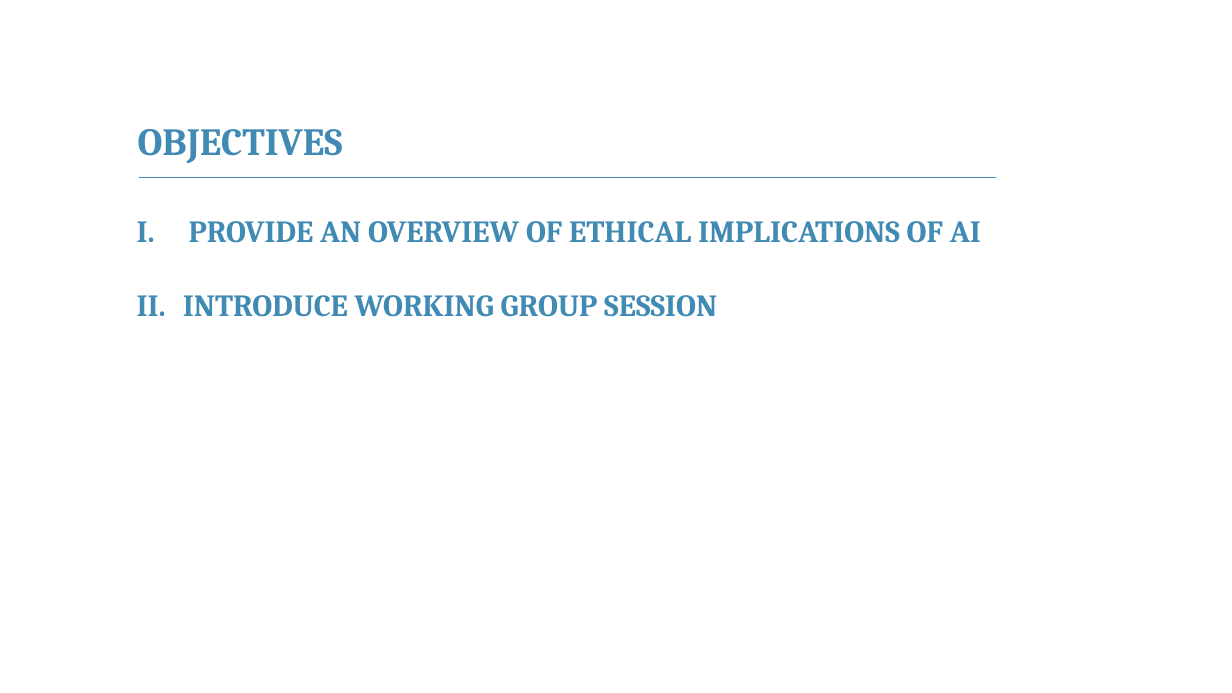
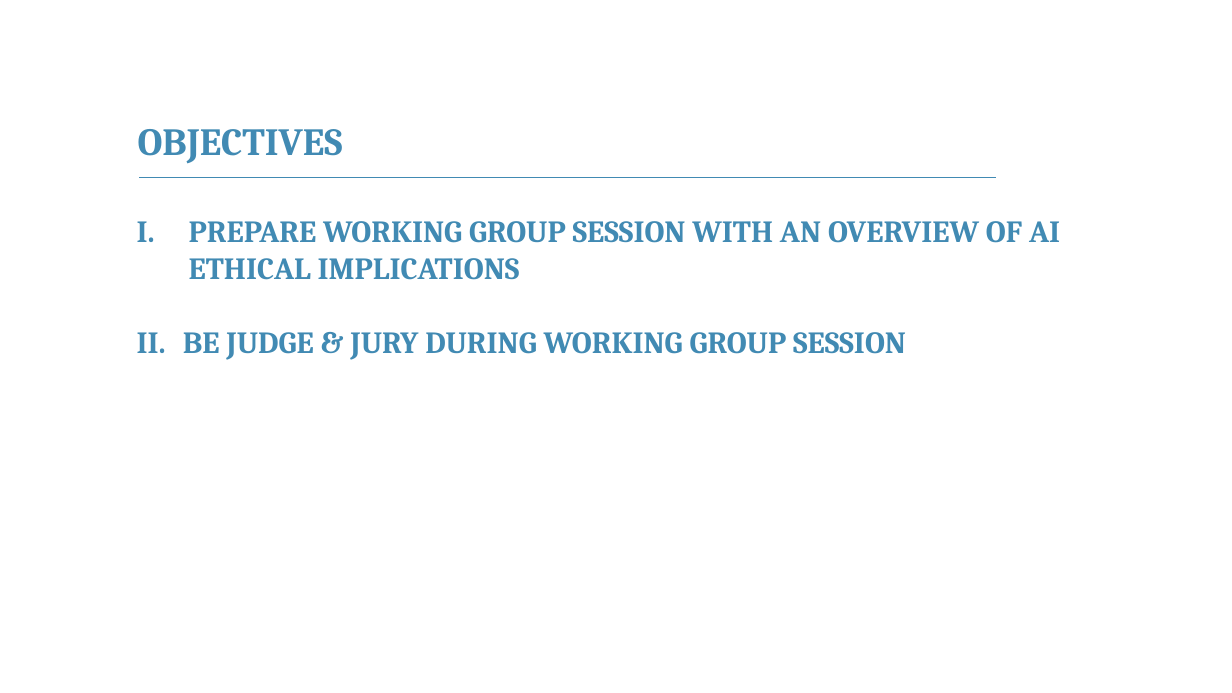
Before and after one commit to franckalbinet/itu-eaco-zanzibar-12-2018, a slide deck: slide 2 of presentations/session-6-ethics-of-ai.pptx. Drawn at 1232x693 pixels with LibreOffice and Linux fonts; fonts in the diff are those of the drawing; background and template pictures are left out. Boxes give left, top, right and bottom in pixels: in the first picture for what was removed or moved away, otherwise in the second. Text is boxed around its words. In the diff, an @@ line names an element or a change of style, - is before the commit and + after.

Commit message:
update all presentations

```diff
--- a/presentations/session-6-ethics-of-ai.pptx
+++ b/presentations/session-6-ethics-of-ai.pptx
@@ text at box(183, 221, 1060, 360): text changed @@
-I. PROVIDE AN OVERVIEW OF ETHICAL IMPLICATIONS OF AI
-II. INTRODUCE WORKING GROUP SESSION
+I. PREPARE WORKING GROUP SESSION WITH AN OVERVIEW OF AI ETHICAL IMPLICATIONS
+II. BE JUDGE & JURY DURING WORKING GROUP SESSION
```
Also in this commit, not shown: 4 other slides changed, 13 other files.
